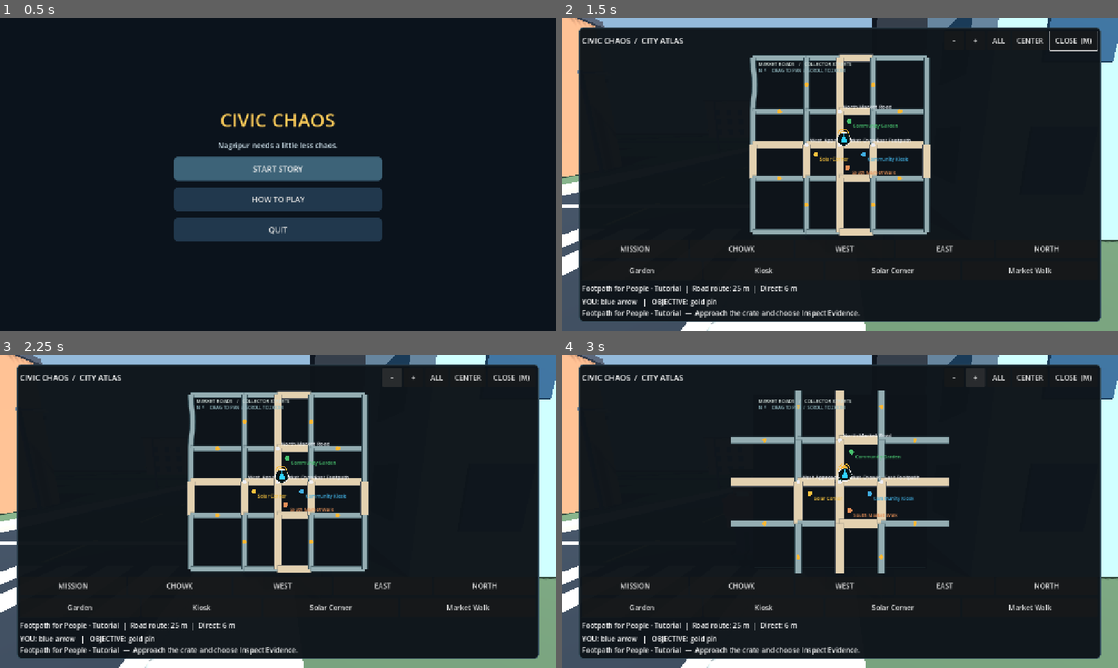
Above: before the commit, frames 1-4 (two rows, left to right).
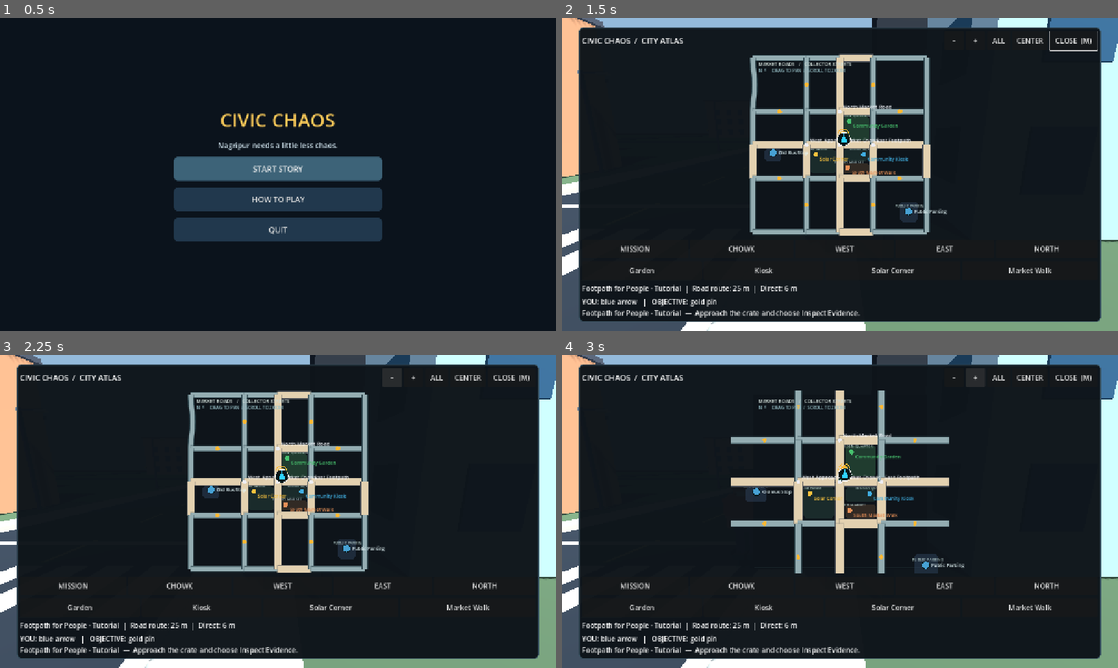
Above: after the commit, the same moments.

Repository: gauravprajapat-23/civic-chaos
Game: Godot game, scene res://scenes/core/menu.tscn
Two runs of this game, one before a commit and one after it. Both use one fixed random seed, a clock stepped at 60 frames per second and the inputs below.
Inputs:
- Up to frame 1 (0.5 s): no input
- Up to frame 2 (1.5 s): click "START STORY" at 0.5 s; click "MAP" at 1.25 s
- Up to frame 3 (2.25 s): click "−" at 2 s
- Up to frame 4 (3 s): click "+" at 2.75 s

Frame 1 is identical in both runs. In frame 2, 0.9% of the frame differs, in the area x 36-70%, y 31-66%; in frame 3, 0.9%; in frame 4, 1.2%, in the area x 32-73%, y 28-70%.

Commit message:
feat(MAP-002B): fill neighborhood blocks, label local regions and show real service landmarks [skip ci]

Diff:
--- a/scripts/ui/civic_city_map.gd
+++ b/scripts/ui/civic_city_map.gd
@@ -13,6 +13,7 @@
 const CityNetwork = preload("res://scripts/world/city_network_definition.gd")
 const MapRoutes = preload("res://scripts/ui/civic_map_routes.gd")
 const MapStyle = preload("res://scripts/ui/civic_map_visual_style.gd")
+const MapDistricts = preload("res://scripts/ui/civic_map_districts.gd")
 const LivingZones = preload("res://scripts/world/living_city_zones.gd")
 const EXTENT: float = RoadLayout.EXTENT_M
 const INSET: float = 16.0
@@ -482,6 +483,7 @@
         return
     map_surface.draw_rect(area, MAP_BACKGROUND, true)
     map_surface.draw_rect(area.grow(-2.0), MapStyle.BLOCK_TINT, false, 1.0)
+    _draw_district_regions(map_surface, area, true)
     # Draw exactly the canonical network used by drivable road geometry.
     # Each road centerline is sampled, not replaced by grid-axis chords.
     for road in CityNetwork.roads():
@@ -497,6 +499,7 @@
                 continue
             map_surface.draw_line(a, b, MapStyle.road_edge(road), road_width + 2.6, true)
             map_surface.draw_line(a, b, MapStyle.road_color(road), road_width, true)
+    _draw_district_pois(map_surface, area, true)
     _draw_challenge_indicators(map_surface, area, true)
     if bool(route_state.get("ok", false)):
         var path: PackedVector3Array = route_state["points"]
@@ -520,6 +523,44 @@
     map_surface.draw_string(ThemeDB.fallback_font, area.position + Vector2(6, 14),
         "LOCAL", HORIZONTAL_ALIGNMENT_LEFT, -1, 10, Color(0.75, 0.84, 0.86))
 
+## MAP-002B map overlays: non-colliding filled blocks remain BEHIND
+## canonical streets. Both projections use the same original world poses.
+func _district_project(world: Vector3, area: Rect2, small: bool) -> Vector2:
+    if small:
+        return minimap_project(world, player_position, player_forward, area)
+    return full_view_project(world, area, map_center, map_zoom)
+
+func _draw_district_regions(canvas: Control, area: Rect2, small: bool) -> void:
+    for region in MapDistricts.REGIONS:
+        var points: PackedVector2Array = MapDistricts.project_polygon(
+            region, _district_project.bind(area, small))
+        if not MapDistricts.visible(points, area):
+            continue
+        var fill: Color = region["fill"]
+        # Keep mini translucent enough that real roadway takes priority.
+        fill.a *= 0.52 if small else 1.0
+        canvas.draw_colored_polygon(points, fill)
+        if not small:
+            var center: Vector2 = _district_project(region["center"], area, false)
+            if area.has_point(center):
+                canvas.draw_string(ThemeDB.fallback_font, center + Vector2(-32, -10),
+                    str(region["label"]), HORIZONTAL_ALIGNMENT_LEFT, -1,
+                    9 if map_zoom < 1.6 else 11,
+                    Color(0.79, 0.89, 0.88, 0.82))
+
+func _draw_district_pois(canvas: Control, area: Rect2, small: bool) -> void:
+    for poi in MapDistricts.SERVICES:
+        var spot: Vector2 = _district_project(poi["position"], area, small)
+        if not area.has_point(spot):
+            continue
+        var radius: float = 5.0 if small else 8.0
+        canvas.draw_circle(spot, radius + 1.5, MapStyle.ROUTE_HALO)
+        canvas.draw_circle(spot, radius, Color(0.28, 0.63, 0.83))
+        if not small:
+            canvas.draw_string(ThemeDB.fallback_font,
+                spot + Vector2(radius + 4.0, 4.0), str(poi["title"]),
+                HORIZONTAL_ALIGNMENT_LEFT, -1, 11, Color(0.90, 0.97, 0.98))
+
 ## Show the player which otherwise-simple grid segments have real S-bends.
 ## The warning pins are deterministic and do not change navigation state.
 func _draw_challenge_indicators(canvas: Control, area: Rect2, small: bool) -> void:
@@ -551,6 +592,7 @@
     canvas.draw_rect(area, MAP_BACKGROUND, true)
     # Restrained cartographic frame, no fabricated streets or parcels.
     canvas.draw_rect(area.grow(-3.0), MapStyle.BLOCK_TINT, false, 1.0)
+    _draw_district_regions(canvas, area, false)
     # Same source-of-truth as the vehicle graph and physical curved asphalt:
     # no invented straight roads between the canonical street nodes.
     for road in CityNetwork.roads():
@@ -566,6 +608,7 @@
                 continue
             canvas.draw_line(a, b, MapStyle.road_edge(road), width + 3.0, true)
             canvas.draw_line(a, b, MapStyle.road_color(road), width, true)
+    _draw_district_pois(canvas, area, false)
     _draw_full_challenge_indicators(canvas, area)
     if bool(route_state.get("ok", false)):
         var path: PackedVector3Array = route_state["points"]
